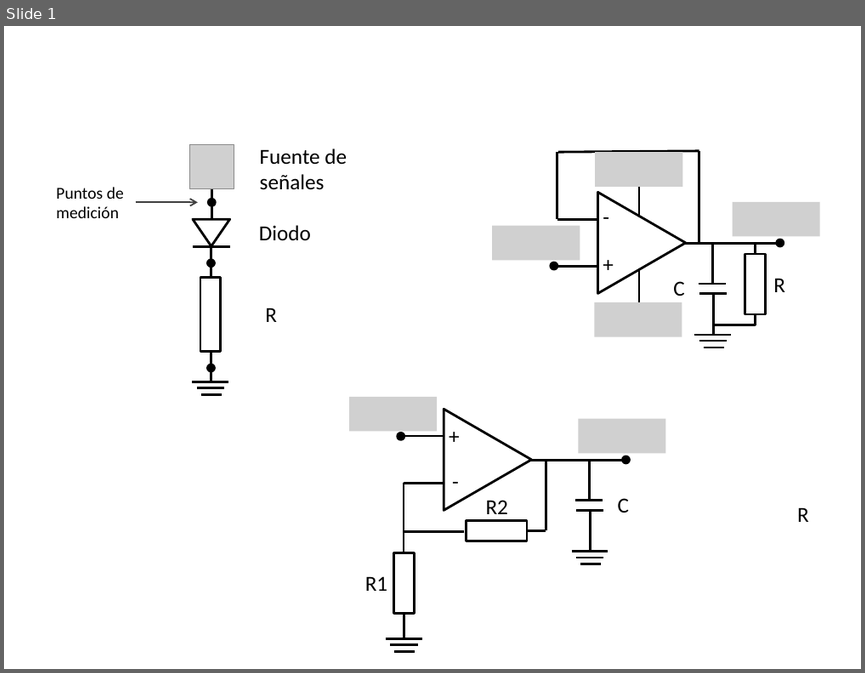
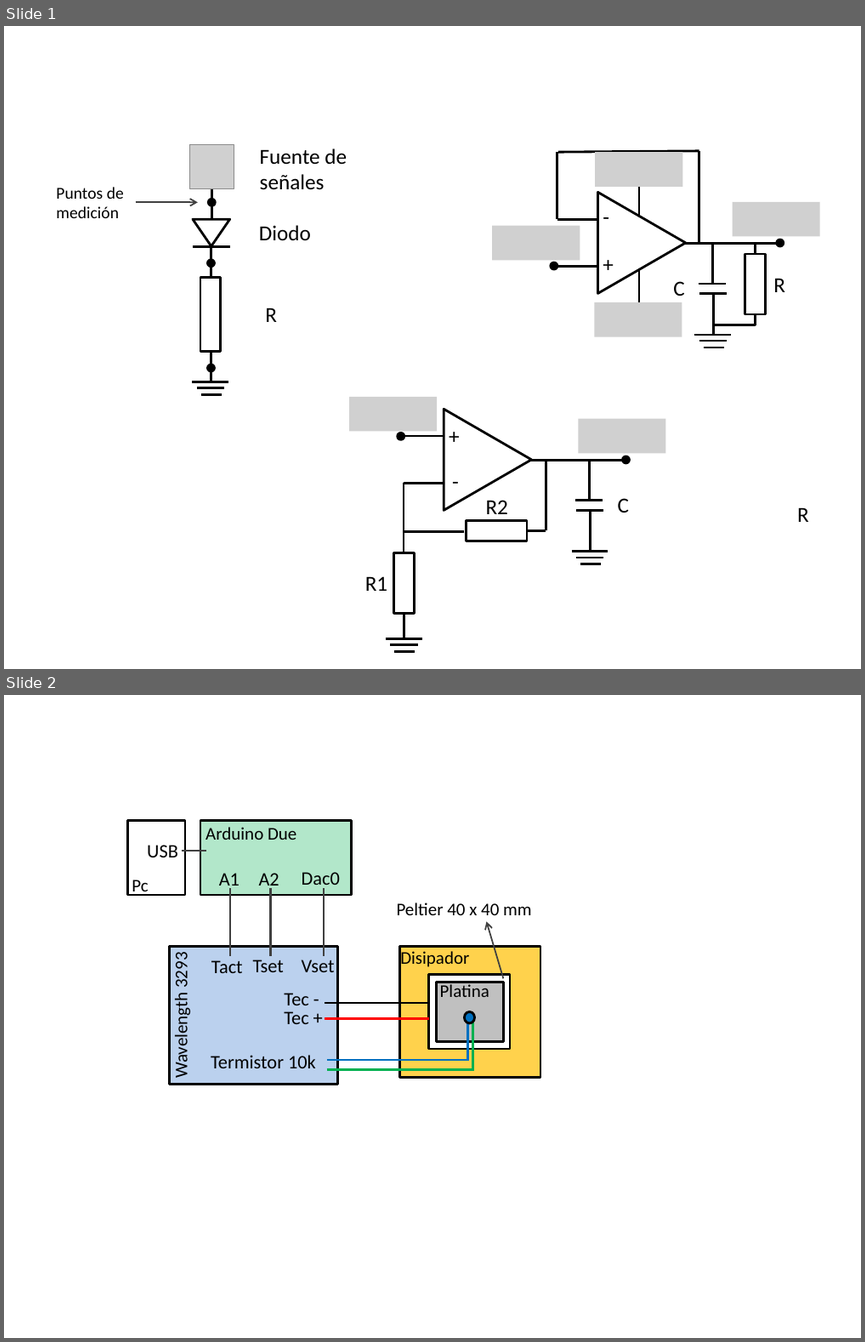
Before and after one commit to MarcoPetriella/P1, a slide deck: FigurasInforme/figuras.pptx. Shown one above the other, each under a label of ours: slide 1 before the commit, slides 1 and 2 after it. The pictures are 865x673 and 865x1342 pixels, drawn with LibreOffice and Linux fonts; fonts in the diff are those of the drawing; grey boxes stand for pictures. Boxes give left, top, right and bottom in pixels: in the first picture for what was removed or moved away, otherwise in the second. Text is boxed around its words. In the diff, an @@ line names an element or a change of style, - is before the commit and + after.

```diff
--- a/FigurasInforme/figuras.pptx
+++ b/FigurasInforme/figuras.pptx
@@ slide 2 added at bbox=[4, 695, 861, 1338], background #FFFFFF @@
@@ group added at bbox=[127, 821, 540, 1084]: 16 texts, 10 lines, 6 rectangles, 1 ellipse, 1 arrow @@
+Tec -
+Tec +
+Termistor 10k
+Dac0
+A1
+A2
+Tact
+Tset
+Vset
+Arduino Due
+Wavelength 3293
+Disipador
+Platina
+Peltier 40 x 40 mm
+Pc
+USB
```
Also in this commit, not shown: 2 other files.
